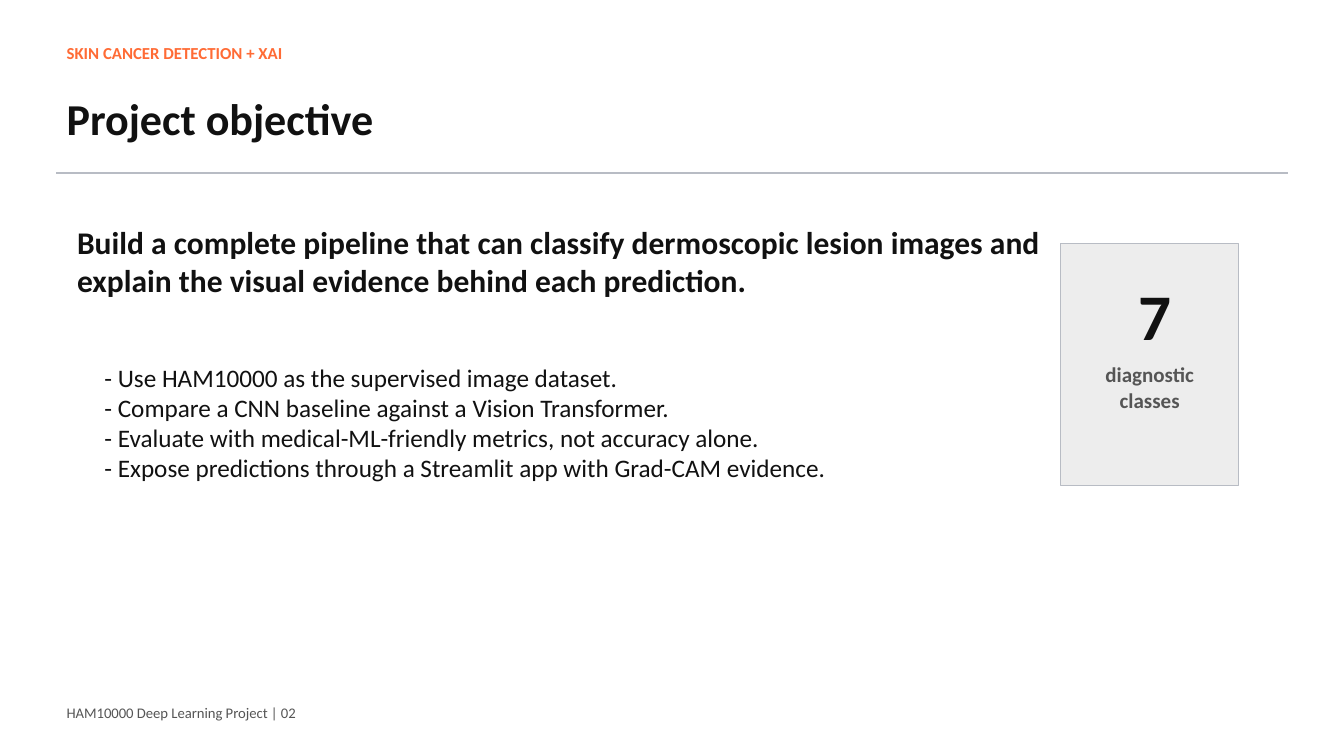
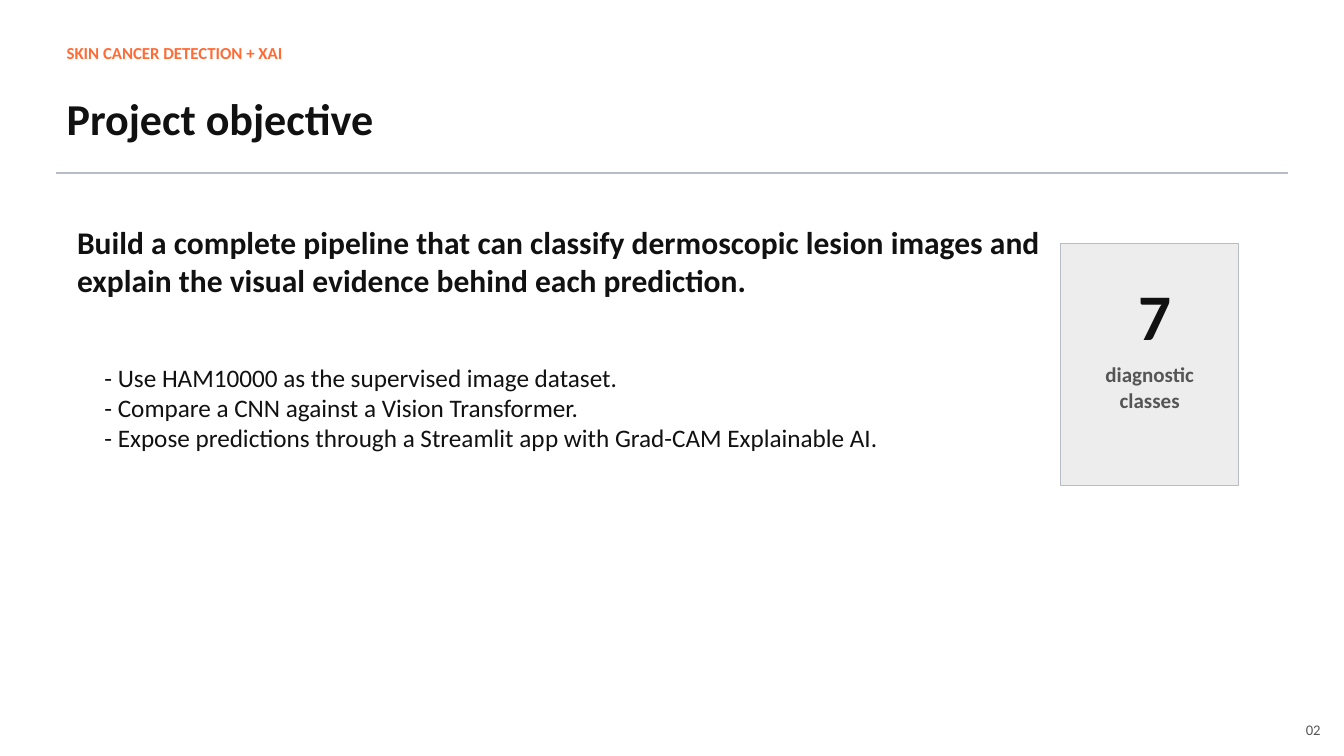
Before and after one commit to manasamarigoli15/Skin-Cancer-Detection, a slide deck: slide 2 of outputs/Skin_Cancer_Detection_XAI_Presentation.pptx. Drawn at 1344x756 pixels with LibreOffice and Linux fonts; fonts in the diff are those of the drawing. Boxes give left, top, right and bottom in pixels: in the first picture for what was removed or moved away, otherwise in the second. Text is boxed around its words. In the diff, an @@ line names an element or a change of style, - is before the commit and + after.

```diff
--- a/outputs/Skin_Cancer_Detection_XAI_Presentation.pptx
+++ b/outputs/Skin_Cancer_Detection_XAI_Presentation.pptx
@@ text at <box>118,399,877,452</box>: text changed @@
-- Compare a CNN baseline against a Vision Transformer.
-- Evaluate with medical-ML-friendly metrics, not accuracy alone.
-- Expose predictions through a Streamlit app with Grad-CAM evidence.
+- Compare a CNN against a Vision Transformer.
+- Expose predictions through a Streamlit app with Grad-CAM Explainable AI.
@@ text removed at <box>67,708,296,721</box> @@
-HAM10000 Deep Learning Project | 02
@@ text added at <box>1306,725,1321,735</box>, 10.5 pt, text #555555 @@
+02
```
Also in this commit, not shown: 11 other slides changed, 1 other file.
